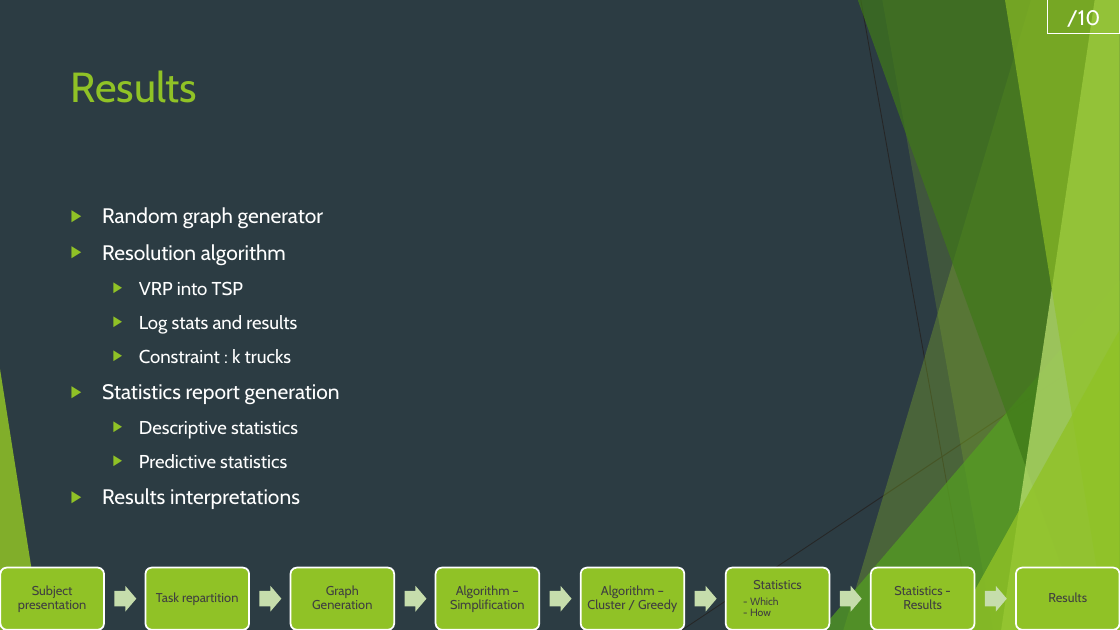
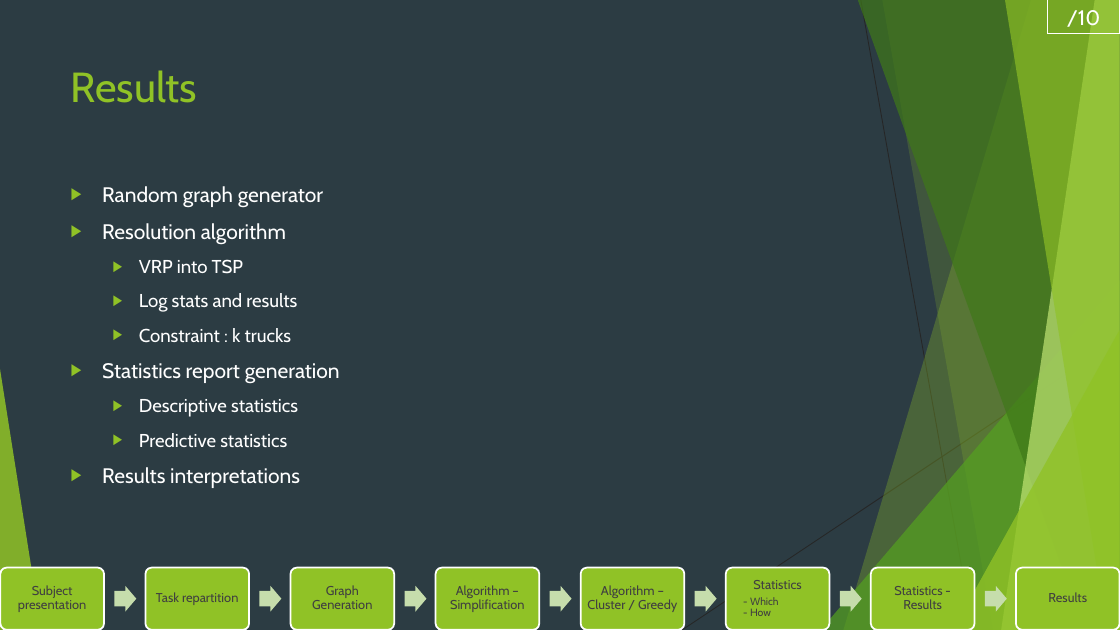
Before and after one commit to RobinMaisano/ProjetData, a slide deck: slide 12 of DATA PROJECT.pptx. Drawn at 1120x630 pixels with LibreOffice and Linux fonts; fonts in the diff are those of the drawing. Boxes give left, top, right and bottom in pixels: in the first picture for what was removed or moved away, otherwise in the second. Text is boxed around its words. In the diff, an @@ line names an element or a change of style, - is before the commit and + after.

```diff
--- a/DATA PROJECT.pptx
+++ b/DATA PROJECT.pptx
@@ text "Random graph generator" moved from (x1=102, y1=207, x2=340, y2=509) to (x1=102, y1=186, x2=340, y2=488) @@
```
Also in this commit, not shown: 5 other files.
